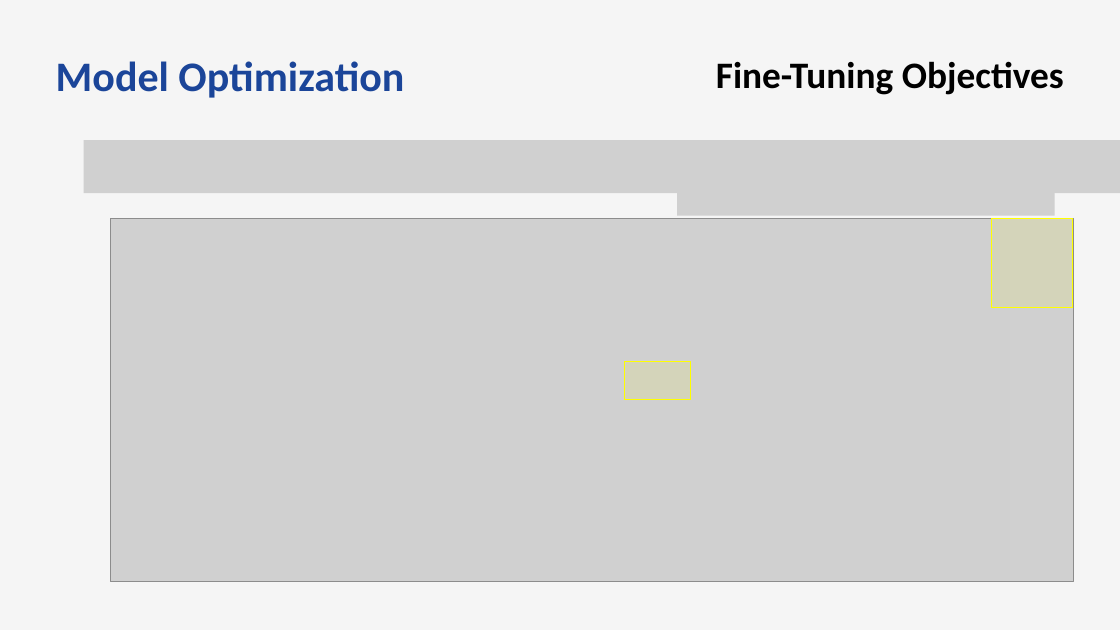
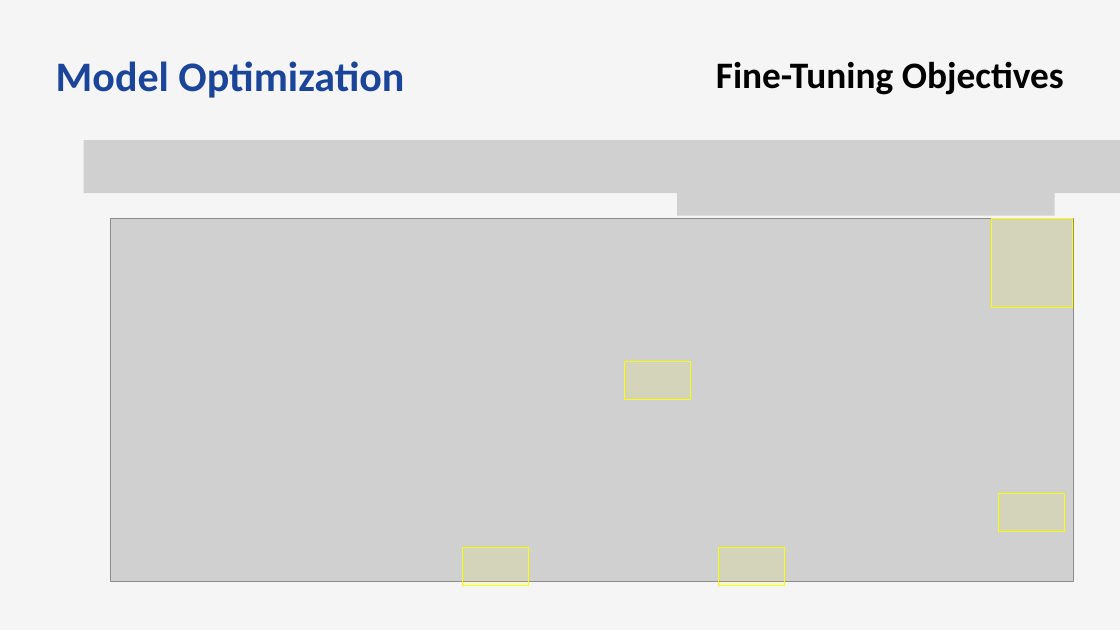
Before and after one commit to bts1991/study, a slide deck: slide 22 of 논문 Review/Others/paper_review.pptx. Drawn at 1120x630 pixels with LibreOffice and Linux fonts; fonts in the diff are those of the drawing; grey boxes stand for pictures. Boxes give left, top, right and bottom in pixels: in the first picture for what was removed or moved away, otherwise in the second. Text is boxed around its words. In the diff, an @@ line names an element or a change of style, - is before the commit and + after.

```diff
--- a/논문 Review/Others/paper_review.pptx
+++ b/논문 Review/Others/paper_review.pptx
@@ rectangle added at [999, 493, 1065, 532], fill #FFFF00 at 10% opacity, outline #FFFF00 0.75 pt @@
@@ rectangle added at [463, 548, 528, 586], fill #FFFF00 at 10% opacity, outline #FFFF00 0.75 pt @@
@@ rectangle added at [718, 548, 784, 586], fill #FFFF00 at 10% opacity, outline #FFFF00 0.75 pt @@
```
Also in this commit, not shown: 8 other slides changed, 2 other files.
